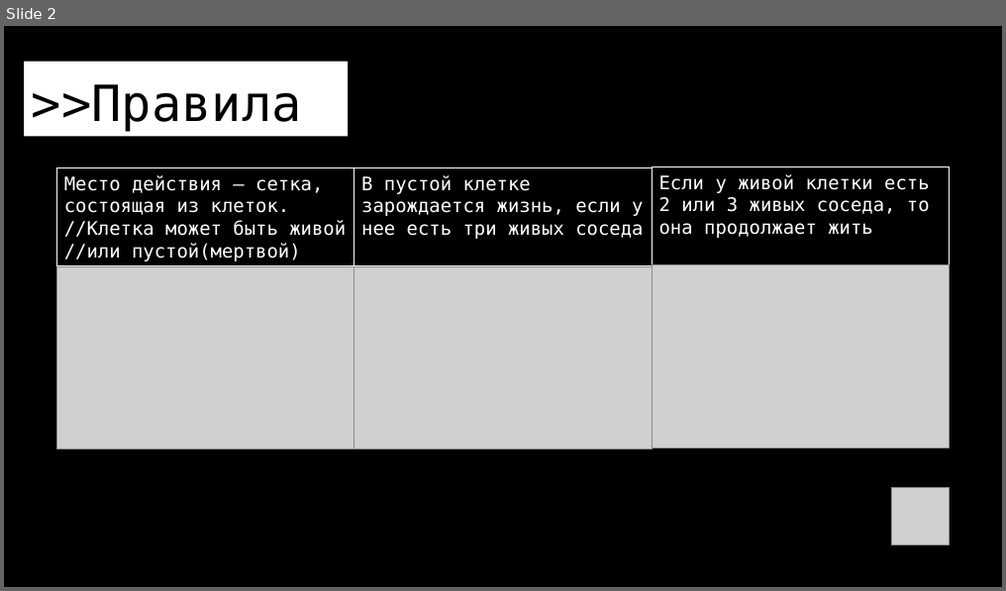
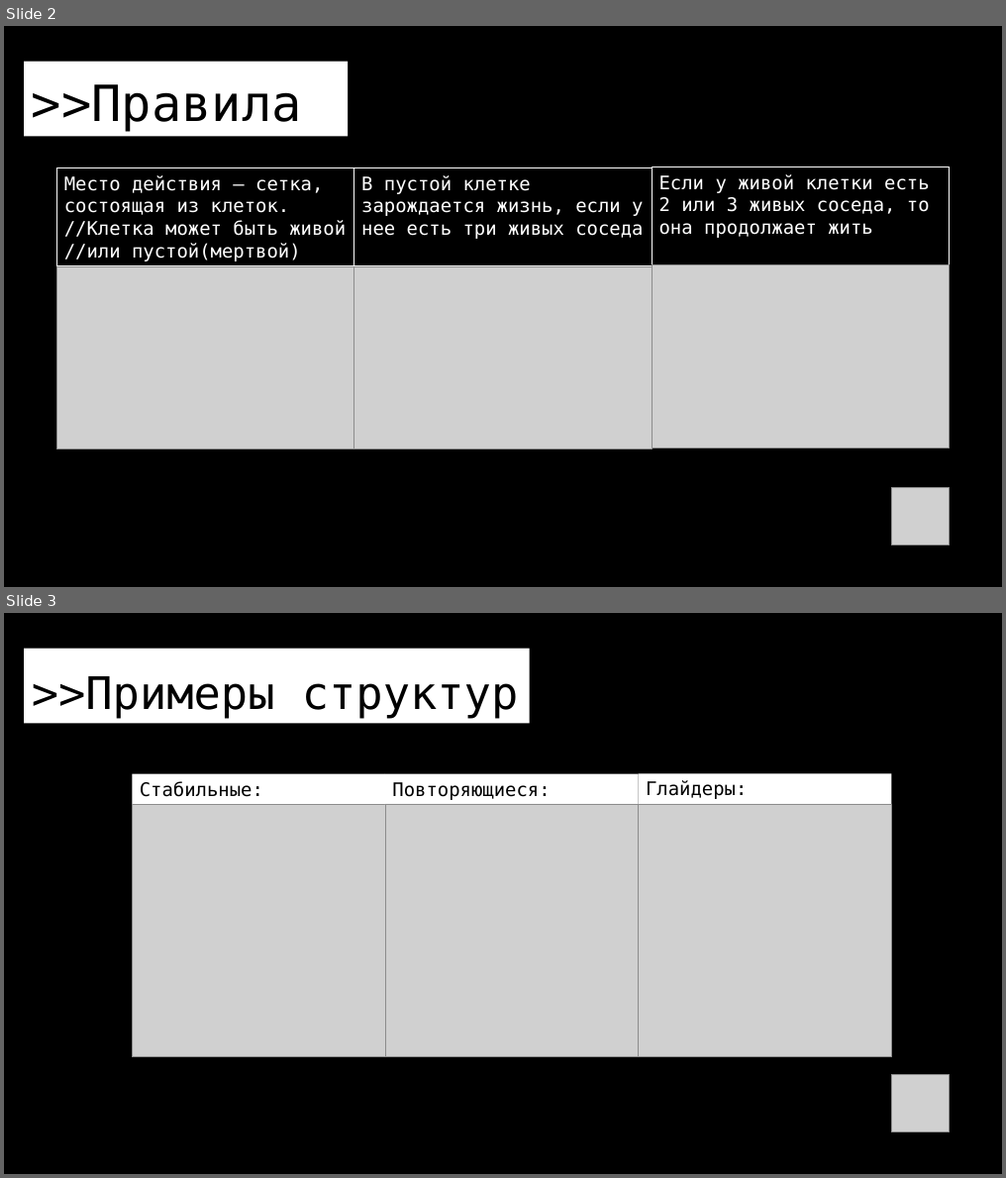
Before and after one commit to myatnyi/lifegame, a slide deck: Презентация.pptx. Shown one above the other, each under a label of ours: slide 2 before the commit, slides 2 and 3 after it. The pictures are 1006x591 and 1006x1178 pixels, drawn with LibreOffice and Linux fonts; fonts in the diff are those of the drawing; grey boxes stand for pictures. Boxes give left, top, right and bottom in pixels: in the first picture for what was removed or moved away, otherwise in the second. Text is boxed around its words. In the diff, an @@ line names an element or a change of style, - is before the commit and + after.

```diff
--- a/Презентация.pptx
+++ b/Презентация.pptx
@@ slide 3 added at box(4, 613, 1002, 1174), background #000000 @@
@@ title added at box(24, 649, 530, 724), fill #FFFFFF, 43.2 pt, text #000000 @@
+>>Примеры структур
@@ rectangle added at box(132, 774, 385, 804), fill #FFFFFF, 18 pt, text #000000 @@
+Стабильные:
@@ rectangle added at box(385, 774, 638, 804), fill #FFFFFF, 18 pt, text #000000 @@
+Повторяющиеся:
@@ rectangle added at box(638, 774, 891, 804), fill #FFFFFF, 18 pt, text #000000 @@
+Глайдеры:
@@ picture added at box(132, 804, 385, 1057) @@
@@ picture added at box(385, 804, 638, 1057) @@
@@ picture added at box(638, 804, 891, 1057) @@
@@ picture added at box(892, 1075, 949, 1133) @@
```
Also in this commit, not shown: 1 slide changed, 3 other slides added, 7 other files.
